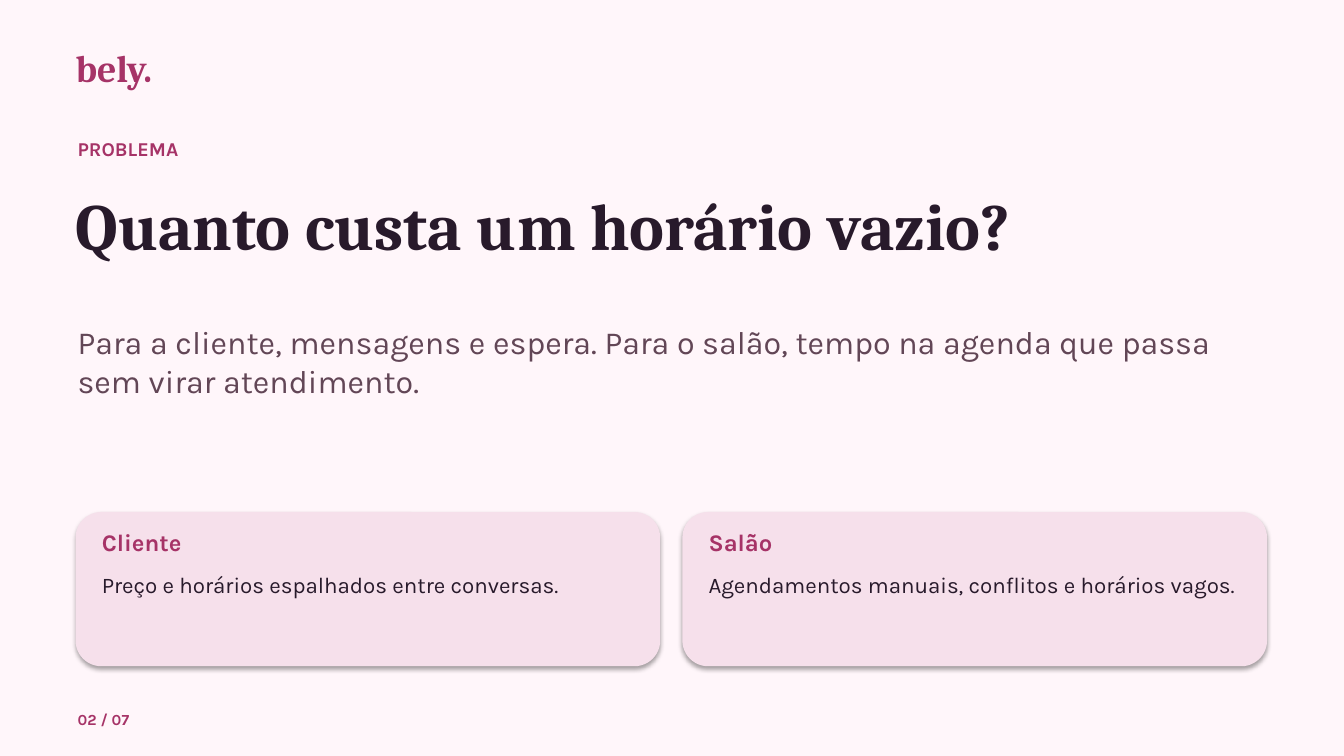
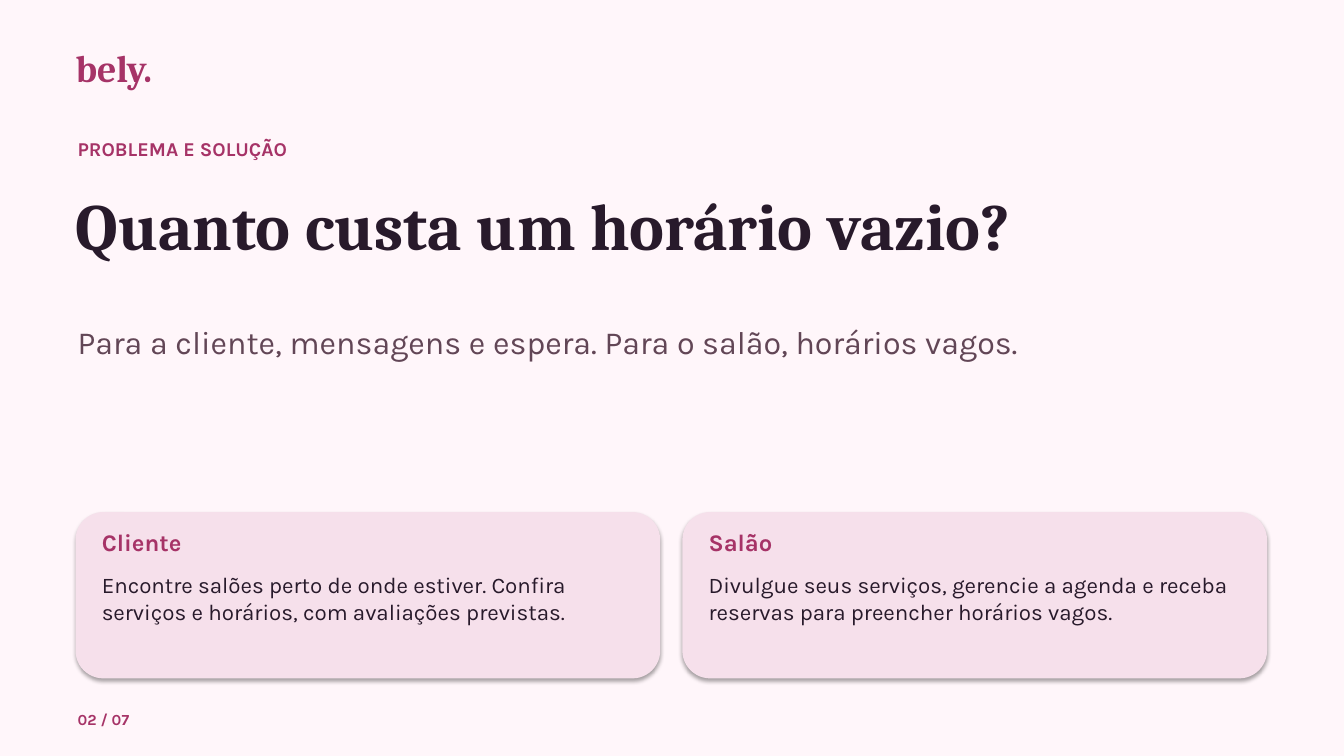
Before and after one commit to camilalordelo1/bely, a slide deck: slide 2 of bely-pitch.pptx. Drawn at 1344x756 pixels with LibreOffice and Linux fonts; fonts in the diff are those of the drawing. Boxes give left, top, right and bottom in pixels: in the first picture for what was removed or moved away, otherwise in the second. Text is boxed around its words. In the diff, an @@ line names an element or a change of style, - is before the commit and + after.

```diff
--- a/bely-pitch.pptx
+++ b/bely-pitch.pptx
@@ text at box(78, 138, 287, 160): text changed @@
-PROBLEMA
+PROBLEMA E SOLUÇÃO
@@ text at box(78, 329, 1017, 362): text changed @@
-Para a cliente, mensagens e espera. Para o salão, tempo na agenda que passa sem virar atendimento.
+Para a cliente, mensagens e espera. Para o salão, horários vagos.
@@ rounded rectangle: place and size @@
-rounded rectangle at box(76, 512, 660, 666)
+rounded rectangle at box(76, 512, 660, 679)
@@ rounded rectangle: place and size @@
-rounded rectangle at box(683, 512, 1267, 666)
+rounded rectangle at box(683, 512, 1267, 679)
@@ text at box(102, 577, 566, 626): text changed @@
-Preço e horários espalhados entre conversas.
+Encontre salões perto de onde estiver. Confira serviços e horários, com avaliações previstas.
@@ text at box(709, 577, 1227, 626): text changed @@
-Agendamentos manuais, conflitos e horários vagos.
+Divulgue seus serviços, gerencie a agenda e receba reservas para preencher horários vagos.
```
Also in this commit, not shown: 4 other slides changed, 1 other file.
